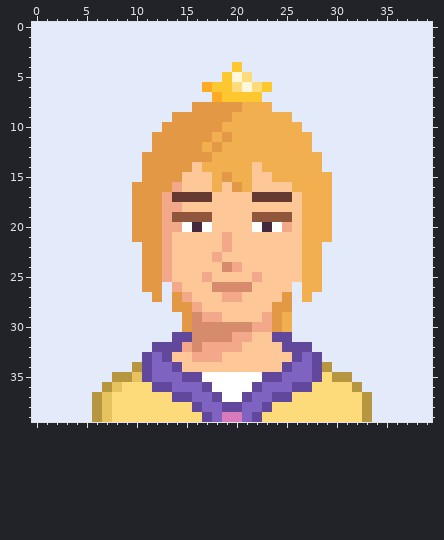
One commit to this pixel-art sprite: public/characters/c4.png. The picture above was drawn from the file before the commit.
The file is 400x400 pixels, drawn in blocks of 10x10; one block is one cell here.
The result:
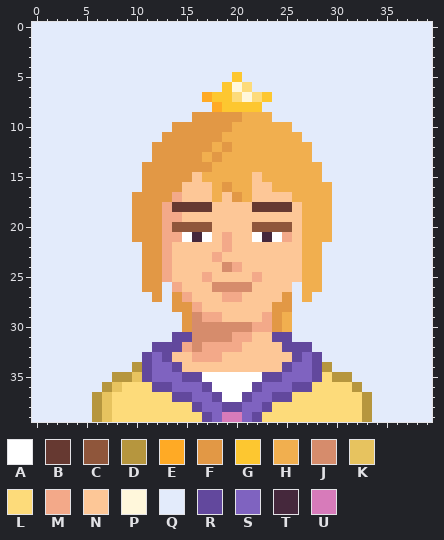
Palette (. is transparent): A #ffffff  B #663931  C #8f563b  D #b6963e  E #ffaa25  F #e29845  G #fdc730  H #f1af4f  J #d68c6c  K #e7c35f  L #fddb7a  M #f3a989  N #fdc797  P #fff7db  Q #e3ebfb  R #62489d  S #7f63c0  T #45283c  U #d77bba
Change:
@@ x 8..31 @@
  3 QQQQQQQQQQQQQQQQQQQQQQQQ
- 4 QQQQQQQQQQQQGQQQQQQQQQQQ
- 5 QQQQQQQQQQQGPLQQQQQQQQQQ
- 6 QQQQQQQQQEGGLPLGQQQQQQQQ
- 7 QQQQQQQQQQEGGGGQQQQQQQQQ
- 8 QQQQQQQQFFFFFHHHQQQQQQQQ
- 9 QQQQQQFFFFFFHHHHHHQQQQQQ
-10 QQQQQFFFFFFHHHHHHHHQQQQQ
-11 QQQQFFFFFFHFHHHHHHHHQQQQ
-12 QQQQFFFFFHFHHHHHHHHHQQQQ
-13 QQQFFFFFFFHHHHHHHHHHHQQQ
-14 QQQFFFFFNHHHHHNHHHHHHQQQ
-15 QQQFFFFNNNHFHHNNHHHHHHQQ
-16 QQFFFFMNNNHNFHNNNNHHHHQQ
-17 QQFFFMBBBBNNNNBBBBNHHHQQ
-18 QQFFFMMNNNNNNNNNNNNHHHQQ
-19 QQFFFMCCCCNNNNCCCCNHHHQQ
-20 QQFFFMMATANNNNATAMNHHHQQ
-21 QQFFFMNNNNNMNNNNNNNHHHQQ
+ 4 QQQQQQQQQQQQQQQQQQQQQQQQ
+ 5 QQQQQQQQQQQQGQQQQQQQQQQQ
+ 6 QQQQQQQQQQQGPLQQQQQQQQQQ
+ 7 QQQQQQQQQEGGLPLGQQQQQQQQ
+ 8 QQQQQQQQQQEGGGGQQQQQQQQQ
+ 9 QQQQQQQQFFFFFHHHQQQQQQQQ
+10 QQQQQQFFFFFFHHHHHHQQQQQQ
+11 QQQQQFFFFFFHHHHHHHHQQQQQ
+12 QQQQFFFFFFHFHHHHHHHHQQQQ
+13 QQQQFFFFFHFHHHHHHHHHQQQQ
+14 QQQFFFFFFFHHHHHHHHHHHQQQ
+15 QQQFFFFFNHHHHHNHHHHHHQQQ
+16 QQQFFFFNNNHFHHNNHHHHHHQQ
+17 QQFFFFMNNNHNFHNNNNHHHHQQ
+18 QQFFFMBBBBNNNNBBBBNHHHQQ
+19 QQFFFMMNNNNNNNNNNNNHHHQQ
+20 QQFFFMCCCCNNNNCCCCNHHHQQ
+21 QQFFFMMATANMNNATAMNHHHQQ
 22 QQQFFMNNNNNMNNNNNNNHHQQQ
Pixel boxes of the changes (left, top, right, bottom) in both pictures:
changed: (132, 62, 332, 242)
